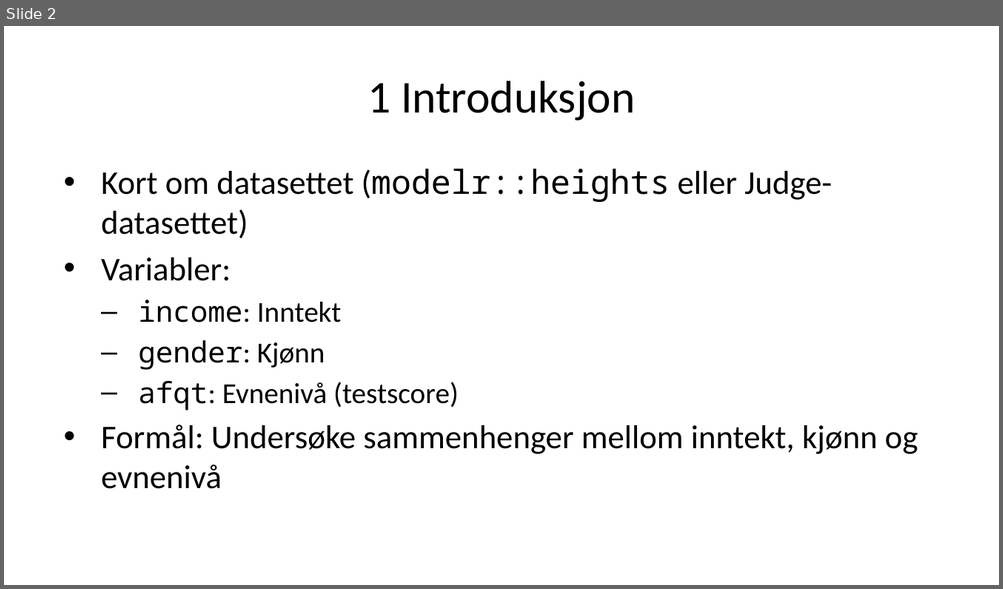
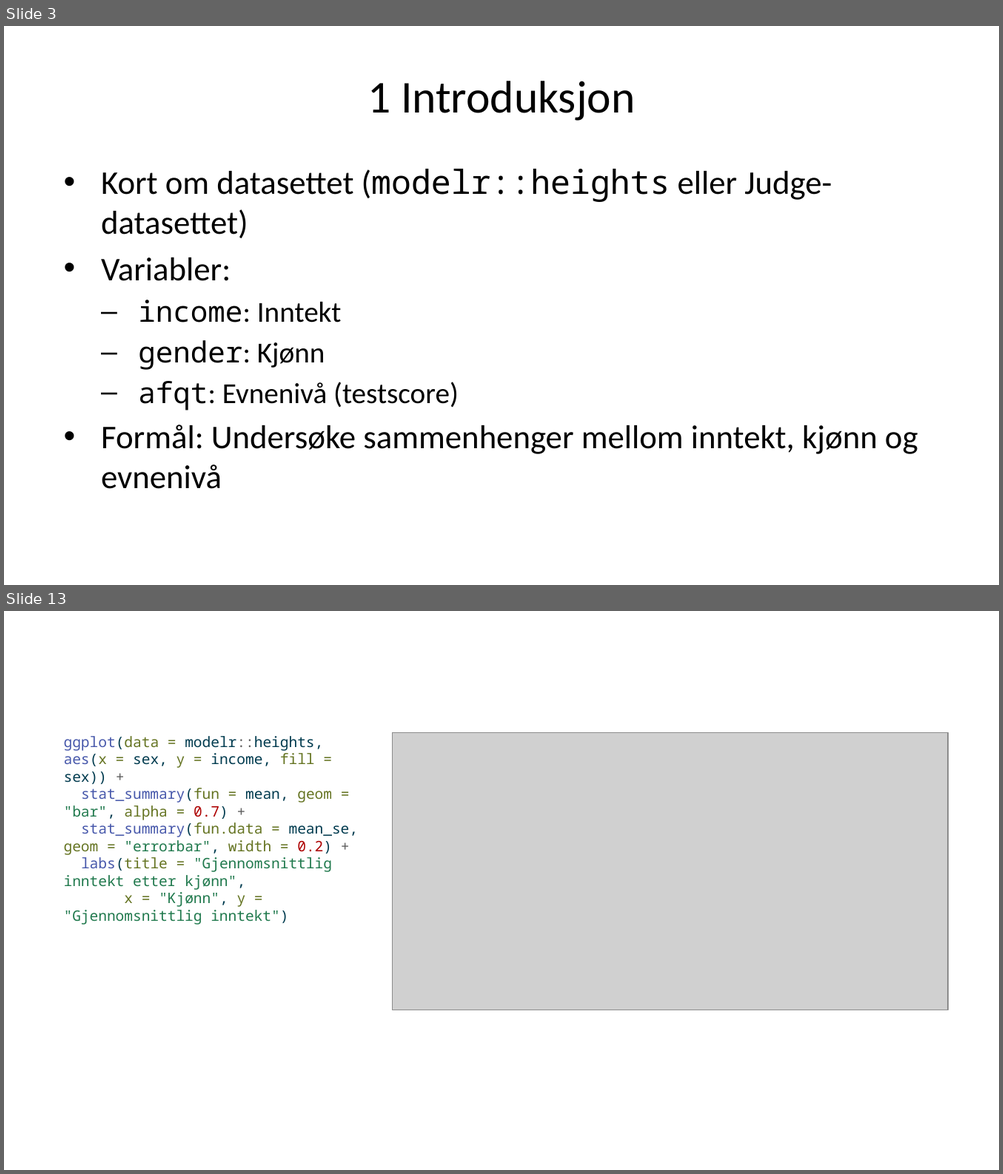
Before and after one commit to H-Vika/MSB105-Assign-2, a slide deck: MSB105 assign 2 presentasjon.pptx. Shown one above the other, each under a label of ours: slide 2 before the commit, slides 3 and 13 after it; the slides between them are not shown. The pictures are 1003x589 and 1003x1174 pixels, drawn with LibreOffice and Linux fonts; fonts in the diff are those of the drawing; grey boxes stand for pictures. Boxes give left, top, right and bottom in pixels: in the first picture for what was removed or moved away, otherwise in the second. Text is boxed around its words. In the diff, an @@ line names an element or a change of style, - is before the commit and + after.

Commit message:
lagt til flerer tabeller som omhandler kjønn og inntekt.

```diff
--- a/MSB105 assign 2 presentasjon.pptx
+++ b/MSB105 assign 2 presentasjon.pptx
@@ slide 13 added at <box>4,611,999,1170</box>, background #FFFFFF @@
@@ text added at <box>64,736,358,925</box>, 10.5 pt, text #20794D @@
+ggplot(data = modelr::heights, aes(x = sex, y = income, fill = sex)) +
+stat_summary(fun = mean, geom = "bar", alpha = 0.7) +
+stat_summary(fun.data = mean_se, geom = "errorbar", width = 0.2) +
+labs(title = "Gjennomsnittlig inntekt etter kjønn",
+x = "Kjønn", y = "Gjennomsnittlig inntekt")
@@ picture added at <box>392,732,947,1010</box> @@
@@ what was slide 2 is now slide 3 @@
```
Also in this commit, not shown: 3 slides changed, 18 other slides added, 2 slides removed, 3 other files.
